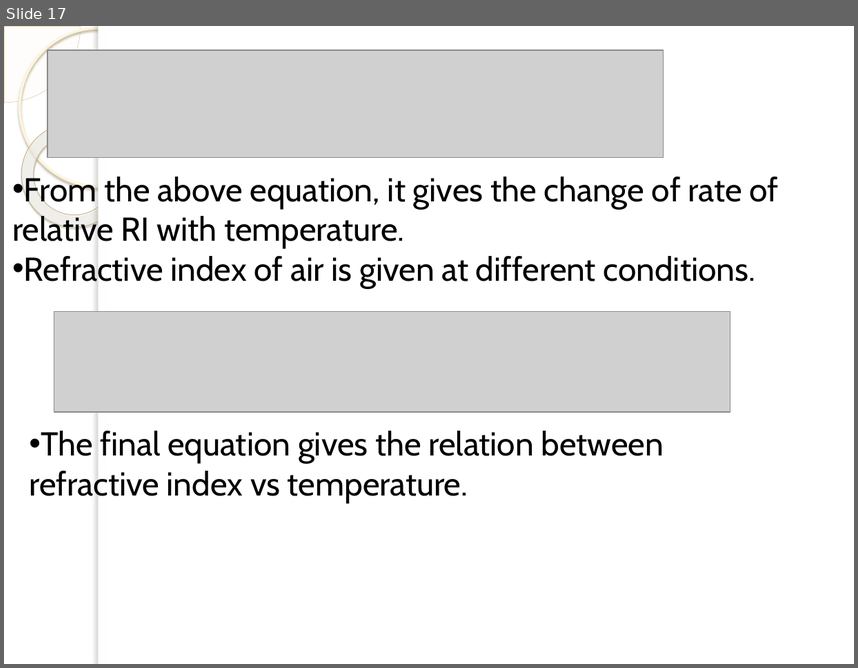
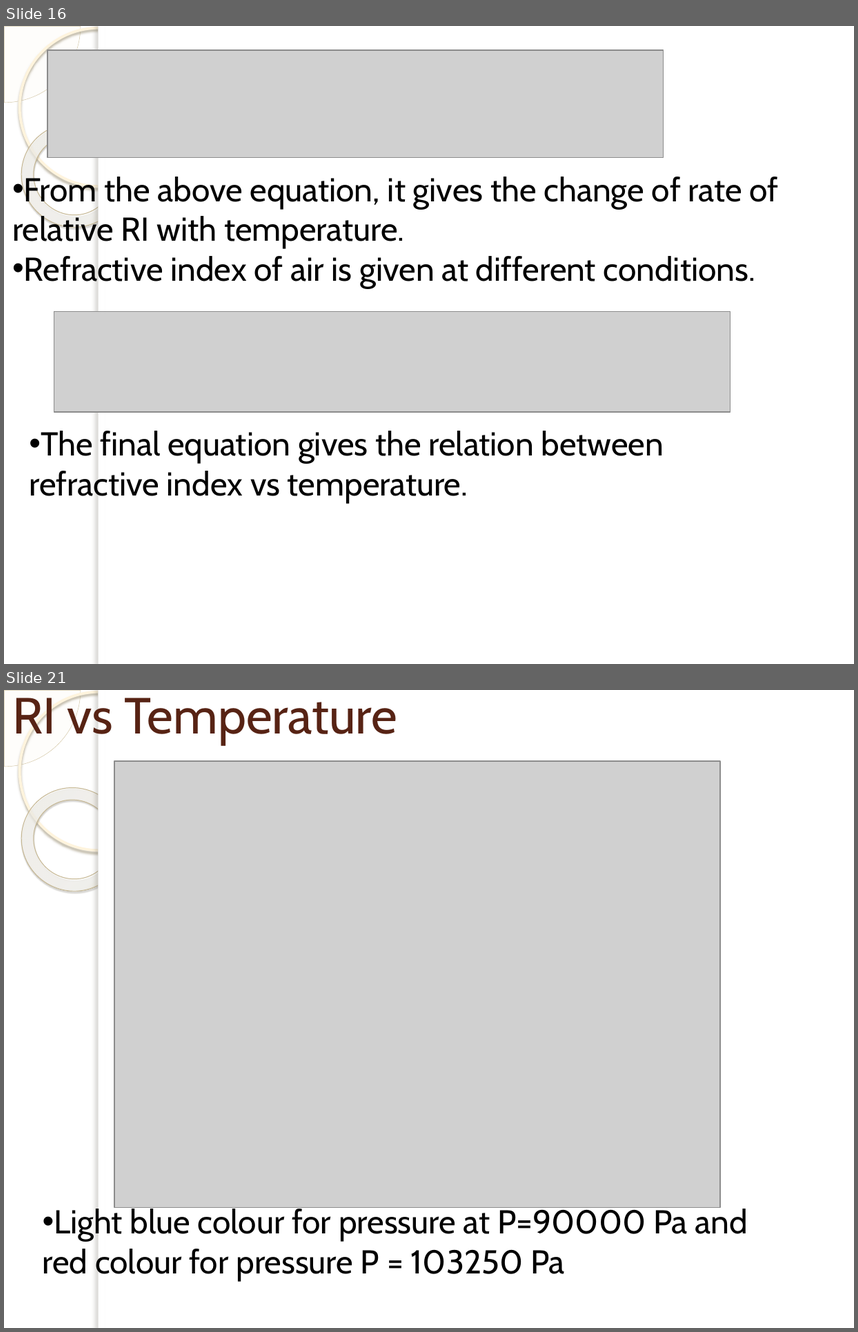
Before and after one commit to rid181198/optical-properties, a slide deck: Optical analysis of different glass types.pptx. Shown one above the other, each under a label of ours: slide 17 before the commit, slides 16 and 21 after it; the slides between them are not shown. The pictures are 858x668 and 858x1332 pixels, drawn with LibreOffice and Linux fonts; fonts in the diff are those of the drawing; grey boxes stand for pictures; background and template pictures are left out. Boxes give left, top, right and bottom in pixels: in the first picture for what was removed or moved away, otherwise in the second. Text is boxed around its words. In the diff, an @@ line names an element or a change of style, - is before the commit and + after.

```diff
--- a/Optical analysis of different glass types.pptx
+++ b/Optical analysis of different glass types.pptx
@@ slide 21 added at <box>4,690,854,1328</box>, background picture (left out); not listed: 5 template elements that a slide beside it also shows @@
@@ title added at <box>12,691,397,745</box>, 43 pt, text #572314 @@
+RI vs Temperature
@@ picture added at <box>114,761,721,1208</box> @@
@@ text added at <box>43,1205,748,1281</box>, 28 pt, text #000000 @@
+• Light blue colour for pressure at P=90000 Pa and red colour for pressure P = 103250 Pa
@@ what was slide 17 is now slide 16 @@
```
Also in this commit, not shown: 11 slides changed, 5 other slides added, 1 slide removed, 6 other files.
